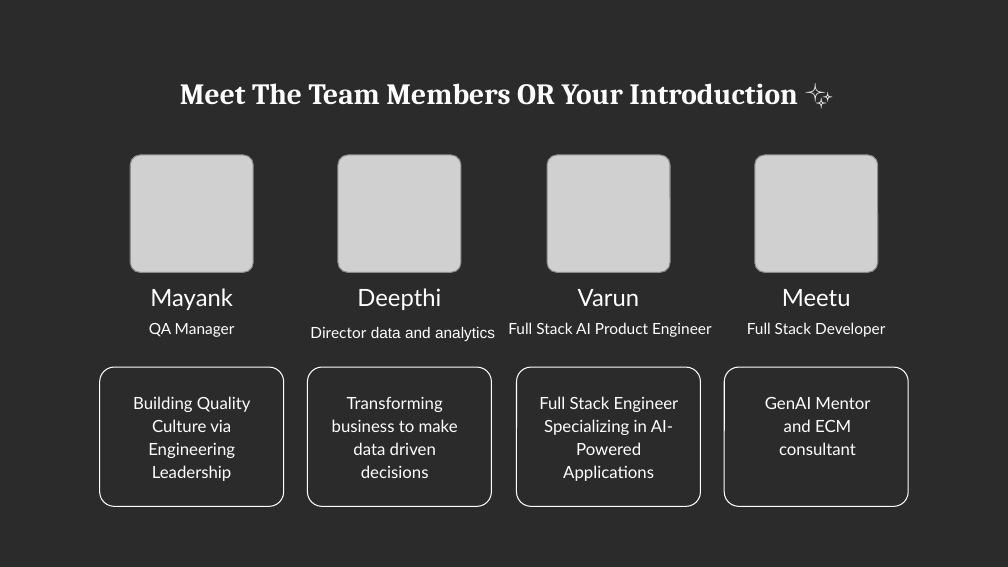
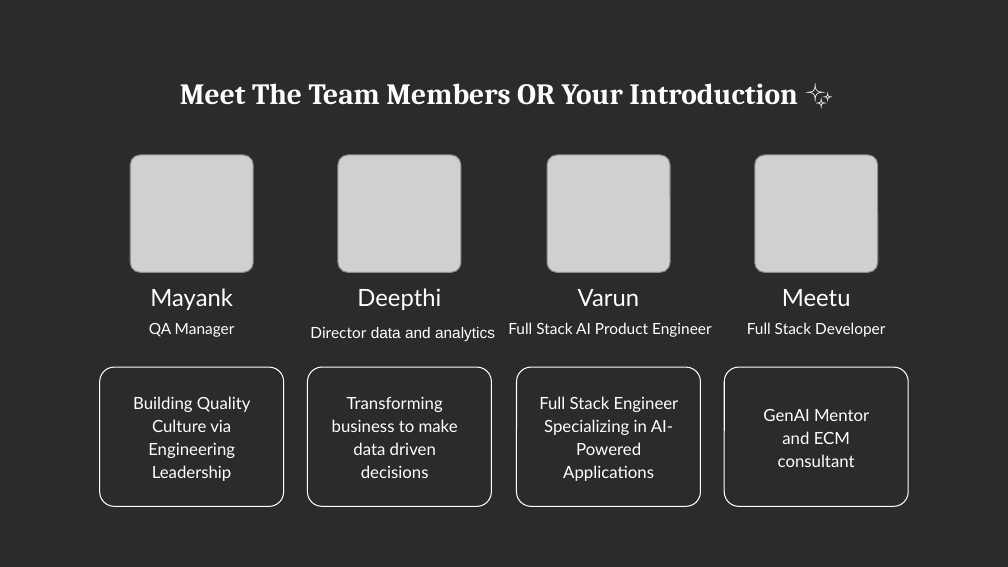
Before and after one commit to MeeruChandra/OutSkillCapstone, a slide deck: slide 3 of QA Energetic-GEF C4 - Pitch Deck Template.pptx. Drawn at 1008x567 pixels with LibreOffice and Linux fonts; fonts in the diff are those of the drawing; grey boxes stand for pictures; background and template pictures are left out; a plain dark background stands for a picture behind light text. Boxes give left, top, right and bottom in pixels: in the first picture for what was removed or moved away, otherwise in the second. Text is boxed around its words. In the diff, an @@ line names an element or a change of style, - is before the commit and + after.

Commit message:
Updated

```diff
--- a/QA Energetic-GEF C4 - Pitch Deck Template.pptx
+++ b/QA Energetic-GEF C4 - Pitch Deck Template.pptx
@@ text "GenAI Mentor and ECM consultant" moved from (x1=765, y1=397, x2=870, y2=455) to (x1=763, y1=409, x2=869, y2=467) @@
```
